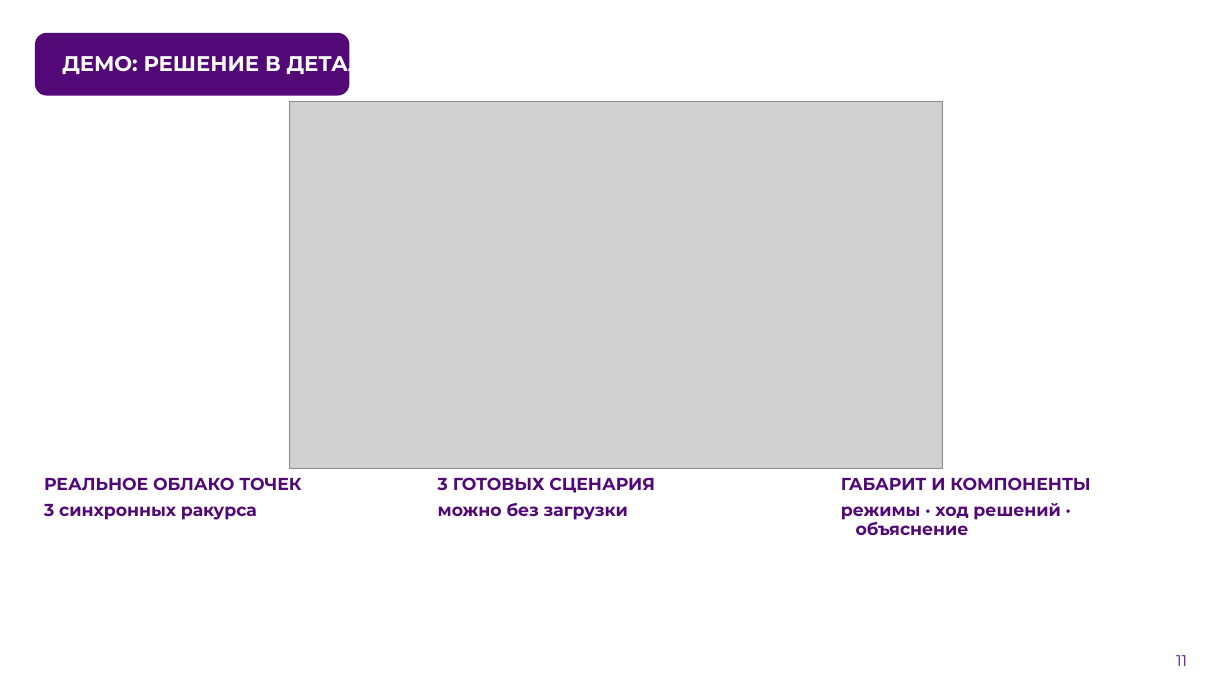
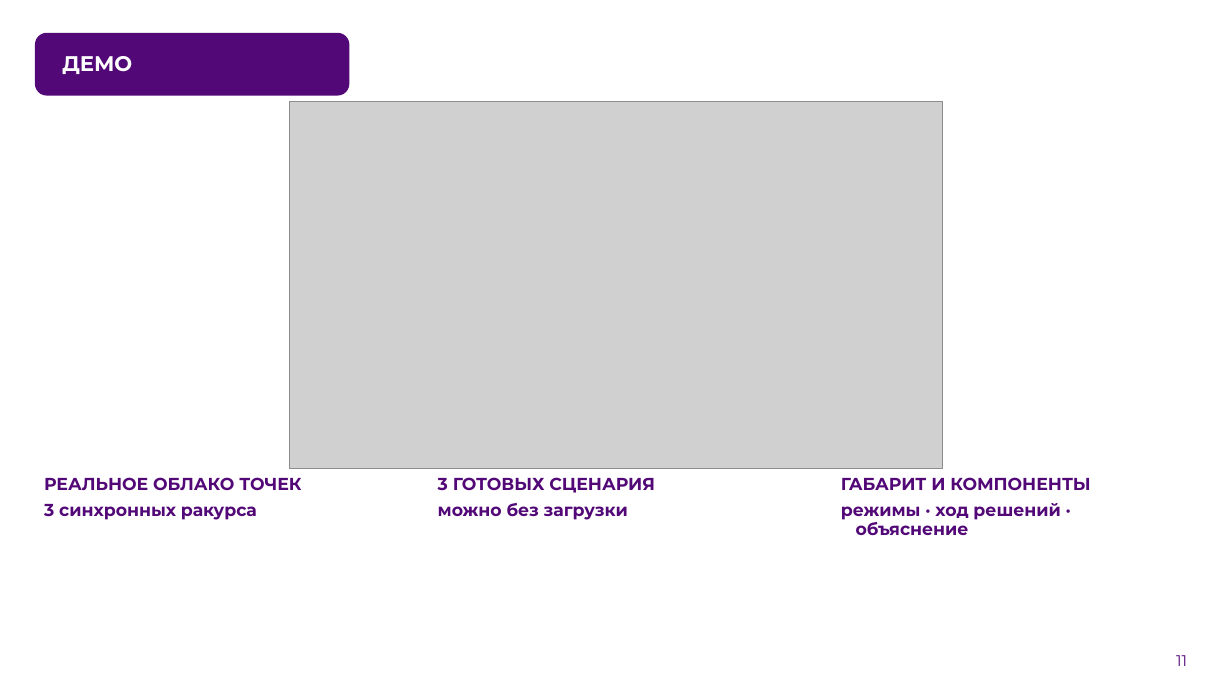
Before and after one commit to KirpaDmitriy/metroguard-lct2026, a slide deck: slide 11 of presentation/MetroGuard_LCT2026_Submission.pptx. Drawn at 1232x693 pixels with LibreOffice and Linux fonts; fonts in the diff are those of the drawing; grey boxes stand for pictures; background and template pictures are left out. Boxes give left, top, right and bottom in pixels: in the first picture for what was removed or moved away, otherwise in the second. Text is boxed around its words. In the diff, an @@ line names an element or a change of style, - is before the commit and + after.

```diff
--- a/presentation/MetroGuard_LCT2026_Submission.pptx
+++ b/presentation/MetroGuard_LCT2026_Submission.pptx
@@ title at [62, 56, 132, 74]: text changed @@
-ДЕМО: РЕШЕНИЕ В ДЕТАЛЯХ
+ДЕМО
```
Also in this commit, not shown: 9 other slides changed.
